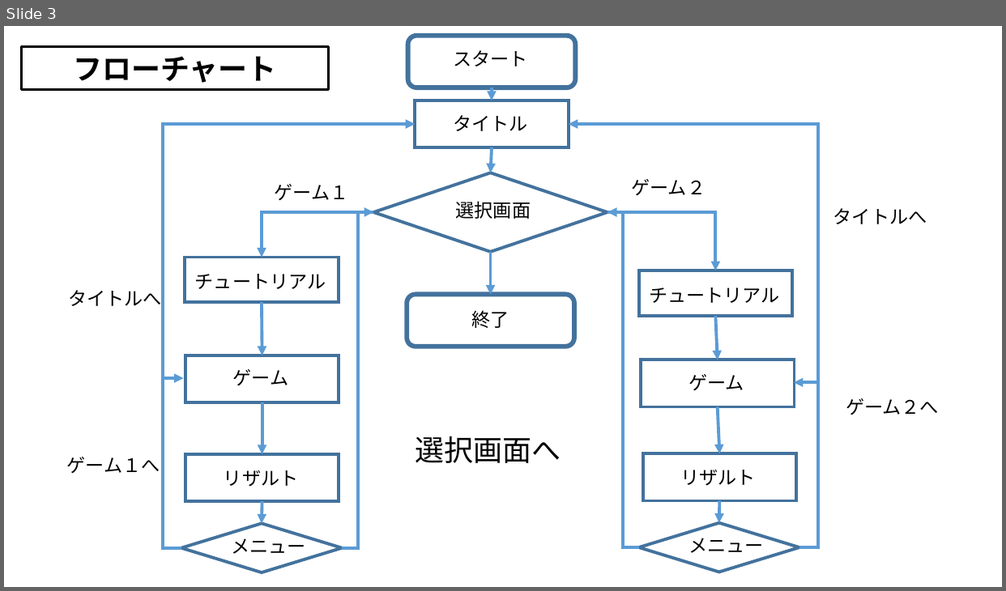
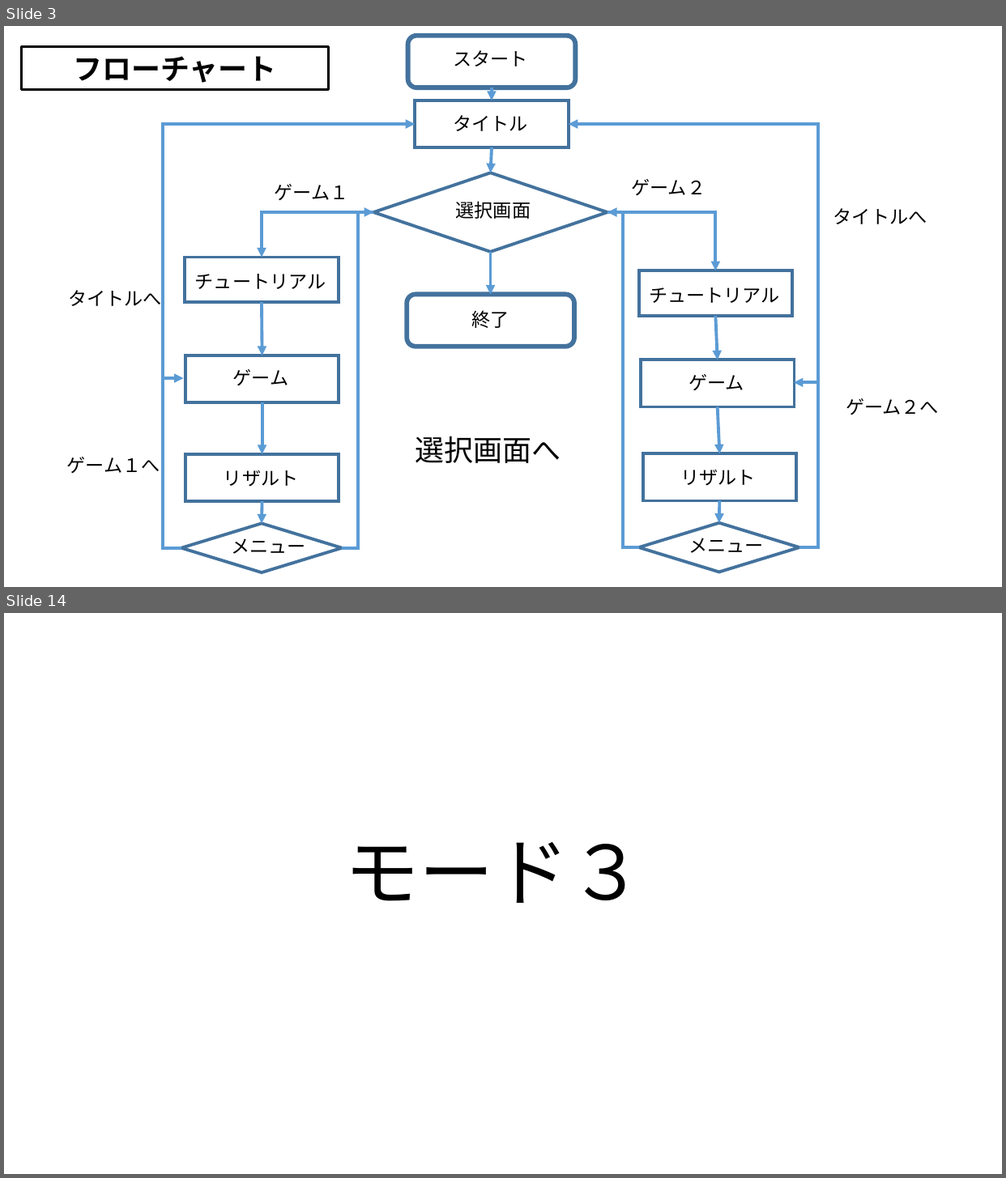
Before and after one commit to MizukiKato0416/sotsugyou_time_kato, a slide deck: 卒業制作_大元_ミニゲーム大全（仮）.pptx. Shown one above the other, each under a label of ours: slide 3 before the commit, slides 3 and 14 after it; the slides between them are not shown. The pictures are 1006x591 and 1006x1178 pixels, drawn with LibreOffice and Linux fonts; fonts in the diff are those of the drawing. Boxes give left, top, right and bottom in pixels: in the first picture for what was removed or moved away, otherwise in the second. Text is boxed around its words. In the diff, an @@ line names an element or a change of style, - is before the commit and + after.

```diff
--- a/卒業制作_大元_ミニゲーム大全（仮）.pptx
+++ b/卒業制作_大元_ミニゲーム大全（仮）.pptx
@@ slide 14 added at bbox=[4, 613, 1002, 1174], background #FFFFFF @@
@@ title added at bbox=[345, 842, 645, 903], 72 pt, text #000000 @@
+モード３
```
Also in this commit, not shown: 1 slide changed, 11 other slides added, 2 other files.
